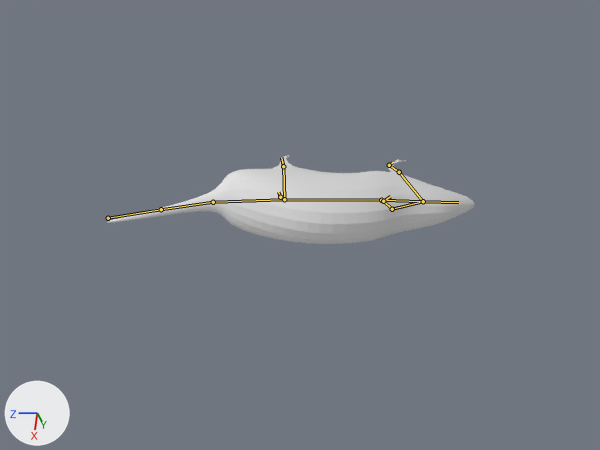
Renders of the Blender file blend/ratazana.blend from each side of a commit.
Camera for both pictures: the file's camera 'Camera'. Lighting does not change. The marker at lower left points along +X, +Y and +Z. Both versions are drawn at the pose saved in each file; the numbers are the values there. The bones that bend it are drawn over the model as lines.

In view in the first picture: 'PataTE'.
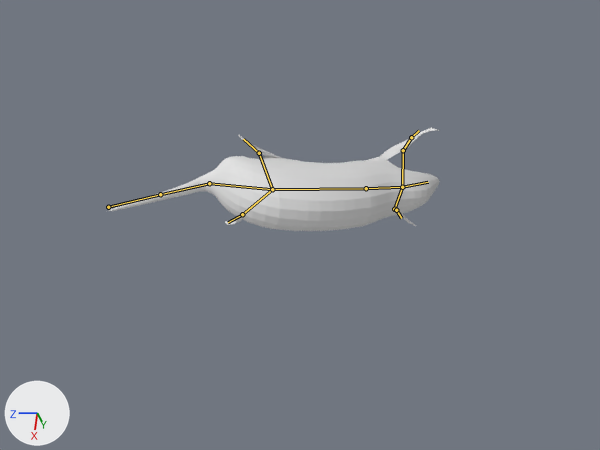
Boxes [x1, y1, x2, y2] around the edits, measured in the pictures (600 x 450 px):
```json
{"object": "PataTE", "change": "posed", "before": [108, 156, 475, 244], "after": [109, 128, 440, 231], "on screen": "10% narrower, 17% taller"}
{"bone": "Cauda", "before": "(108, 218) to (161, 209)", "after": "(108, 207) to (160, 194)"}
{"bone": "Traseiro", "before": "(213, 202) to (284, 199)", "after": "(209, 183) to (272, 189)"}
{"bone": "Dorso", "before": "(284, 199) to (381, 200)", "after": "(272, 189) to (366, 188)"}
{"bone": "Pescoco", "before": "(381, 200) to (423, 201)", "after": "(366, 188) to (402, 187)"}
{"bone": "cabeca", "before": "(423, 201) to (458, 202)", "after": "(402, 187) to (428, 182)"}
{"bone": "PataDD1", "before": "(423, 201) to (392, 209)", "after": "(402, 187) to (394, 209)"}
{"bone": "PataDD2", "before": "(392, 209) to (383, 201)", "after": "(394, 209) to (396, 210)"}
{"bone": "PataDD3", "before": "(383, 201) to (390, 196)", "after": "(396, 210) to (401, 218)"}
{"bone": "PataDE1", "before": "(423, 201) to (399, 172)", "after": "(402, 187) to (403, 150)"}
{"bone": "PataDE3", "before": "(389, 165) to (392, 162)", "after": "(411, 137) to (419, 130)"}
{"bone": "PataTD1", "before": "(284, 199) to (280, 197)", "after": "(272, 189) to (242, 214)"}
{"bone": "PataTE1", "before": "(284, 199) to (283, 166)", "after": "(272, 189) to (259, 153)"}
```

The change, as JSON lines over the scene's bpy script:
```json
{"block": "bone_cauda", "where": "bone_cauda = bpy.data.objects['Armature'].pose.bones['Cauda']"}
{"op": "set", "path": "bone_cauda.location", "old": "(0.0, 0.0, 0.0)", "new": "(-0.13, -0.19, -0.8)"}
{"op": "set", "path": "bone_cauda.rotation_quaternion", "old": "(1.0, 0.0, 0.0, 0.0)", "new": "(0.994, -0.101, 0.028, 0.01)", "note": "degrees (0, 0, 0) -> degrees (-12, 3, 1)"}
{"block": "bone_traseiro", "where": "bone_traseiro = bpy.data.objects['Armature'].pose.bones['Traseiro']  # child of 'Cauda2'"}
{"op": "set", "path": "bone_traseiro.rotation_quaternion", "old": "(1.0, 0.0, 0.0, 0.0)", "new": "(0.962, 0.238, -0.036, 0.131)", "note": "degrees (0, 0, 0) -> degrees (27, -8, 14)"}
{"block": "bone_dorso", "where": "bone_dorso = bpy.data.objects['Armature'].pose.bones['Dorso']  # child of 'Traseiro'"}
{"op": "set", "path": "bone_dorso.rotation_quaternion", "old": "(1.0, 0.0, 0.0, 0.0)", "new": "(0.981, -0.076, 0.002, -0.18)", "note": "degrees (0, 0, 0) -> degrees (-9, -1, -21)"}
{"block": "bone_pescoco", "where": "bone_pescoco = bpy.data.objects['Armature'].pose.bones['Pescoco']  # child of 'Dorso'"}
{"op": "set", "path": "bone_pescoco.rotation_quaternion", "old": "(1.0, 0.0, 0.0, 0.0)", "new": "(0.999, -0.024, -0.003, 0.048)", "note": "degrees (0, 0, 0) -> degrees (-3, 0, 6)"}
{"block": "bone_cabeca", "where": "bone_cabeca = bpy.data.objects['Armature'].pose.bones['cabeca']  # child of 'Pescoco'"}
{"op": "set", "path": "bone_cabeca.rotation_quaternion", "old": "(1.0, 0.0, 0.0, 0.0)", "new": "(0.988, -0.035, 0.002, -0.149)", "note": "degrees (0, 0, 0) -> degrees (-4, 0, -17)"}
{"block": "bone_patadd1", "where": "bone_patadd1 = bpy.data.objects['Armature'].pose.bones['PataDD1']  # child of 'Pescoco'"}
{"op": "set", "path": "bone_patadd1.rotation_quaternion", "old": "(1.0, 0.0, 0.0, 0.0)", "new": "(0.664, 0.195, 0.635, 0.344)", "note": "degrees (0, 0, 0) -> degrees (80, 45, 93)"}
{"block": "bone_patadd2", "where": "bone_patadd2 = bpy.data.objects['Armature'].pose.bones['PataDD2']  # child of 'PataDD1'"}
{"op": "set", "path": "bone_patadd2.rotation_quaternion", "old": "(1.0, 0.0, 0.0, 0.0)", "new": "(0.965, 0.013, 0.015, -0.263)", "note": "degrees (0, 0, 0) -> degrees (1, 2, -30)"}
{"block": "bone_patadd3", "where": "bone_patadd3 = bpy.data.objects['Armature'].pose.bones['PataDD3']  # child of 'PataDD2'"}
{"op": "set", "path": "bone_patadd3.rotation_quaternion", "old": "(1.0, 0.0, 0.0, 0.0)", "new": "(0.929, -0.114, -0.246, -0.251)", "note": "degrees (0, 0, 0) -> degrees (-6, -31, -29)"}
{"block": "bone_patade1", "where": "bone_patade1 = bpy.data.objects['Armature'].pose.bones['PataDE1']  # child of 'Pescoco'"}
{"op": "set", "path": "bone_patade1.rotation_quaternion", "old": "(1.0, 0.0, 0.0, 0.0)", "new": "(0.732, -0.193, -0.573, 0.314)", "note": "degrees (0, 0, 0) -> degrees (-67, -46, 78)"}
{"block": "bone_patade3", "where": "bone_patade3 = bpy.data.objects['Armature'].pose.bones['PataDE3']  # child of 'PataDE2'"}
{"op": "set", "path": "bone_patade3.rotation_quaternion", "old": "(1.0, 0.0, 0.0, 0.0)", "new": "(0.901, 0.112, 0.21, -0.363)", "note": "degrees (0, 0, 0) -> degrees (3, 27, -43)"}
{"block": "bone_patatd1", "where": "bone_patatd1 = bpy.data.objects['Armature'].pose.bones['PataTD1']  # child of 'Traseiro'"}
{"op": "set", "path": "bone_patatd1.rotation_quaternion", "old": "(1.0, 0.0, 0.0, 0.0)", "new": "(0.611, -0.199, -0.544, -0.541)", "note": "degrees (0, 0, 0) -> degrees (46, -61, -112)"}
{"block": "bone_patate1", "where": "bone_patate1 = bpy.data.objects['Armature'].pose.bones['PataTE1']  # child of 'Traseiro'"}
{"op": "set", "path": "bone_patate1.rotation_quaternion", "old": "(1.0, 0.0, 0.0, 0.0)", "new": "(0.692, 0.215, 0.591, -0.353)", "note": "degrees (0, 0, 0) -> degrees (-30, 76, -78)"}
```
